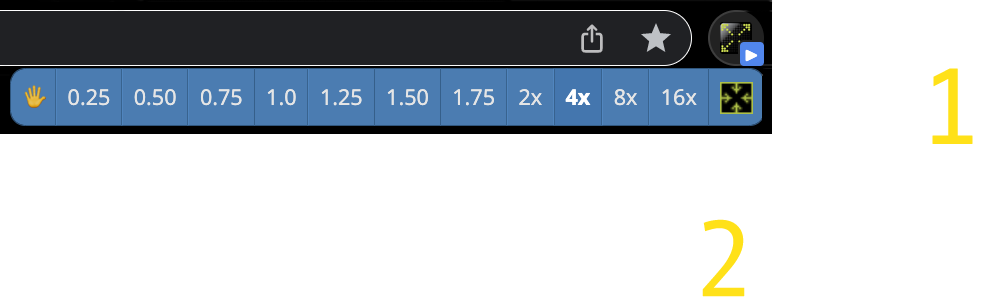
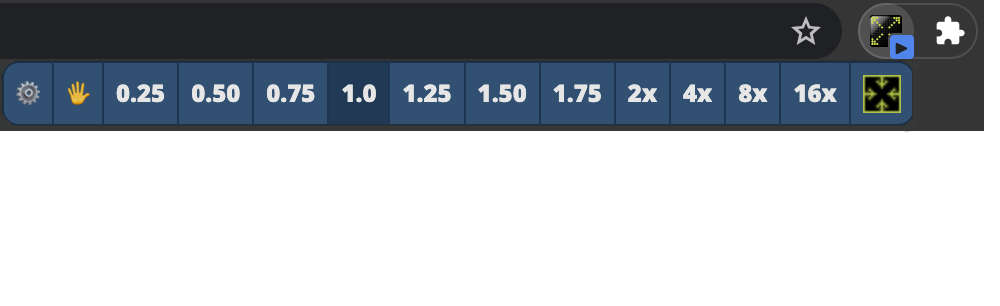
Revision of a layered 1000 × 306 image; what changed, layer by layer:
removed layer "2" (was 90%) over [702, 219, 745, 297]
removed layer "1" (was 90%) over [932, 68, 973, 144]
hid "Layer 3" over [0, 0, 774, 134]
added layer "Layer 6" above "Layer 5" over [250, 59, 732, 127]
added layer "Layer 5" above "Layer 2" over [0, 0, 984, 133]
